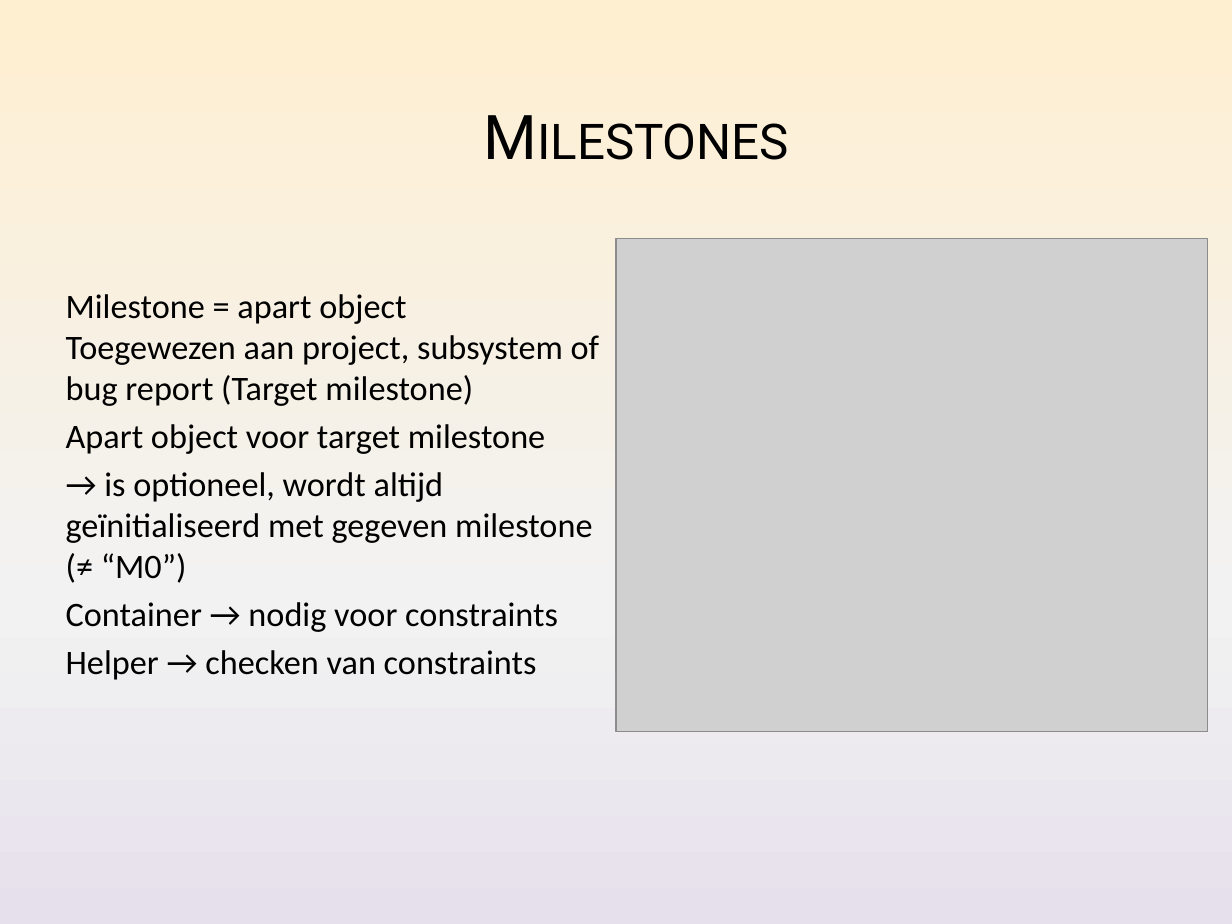
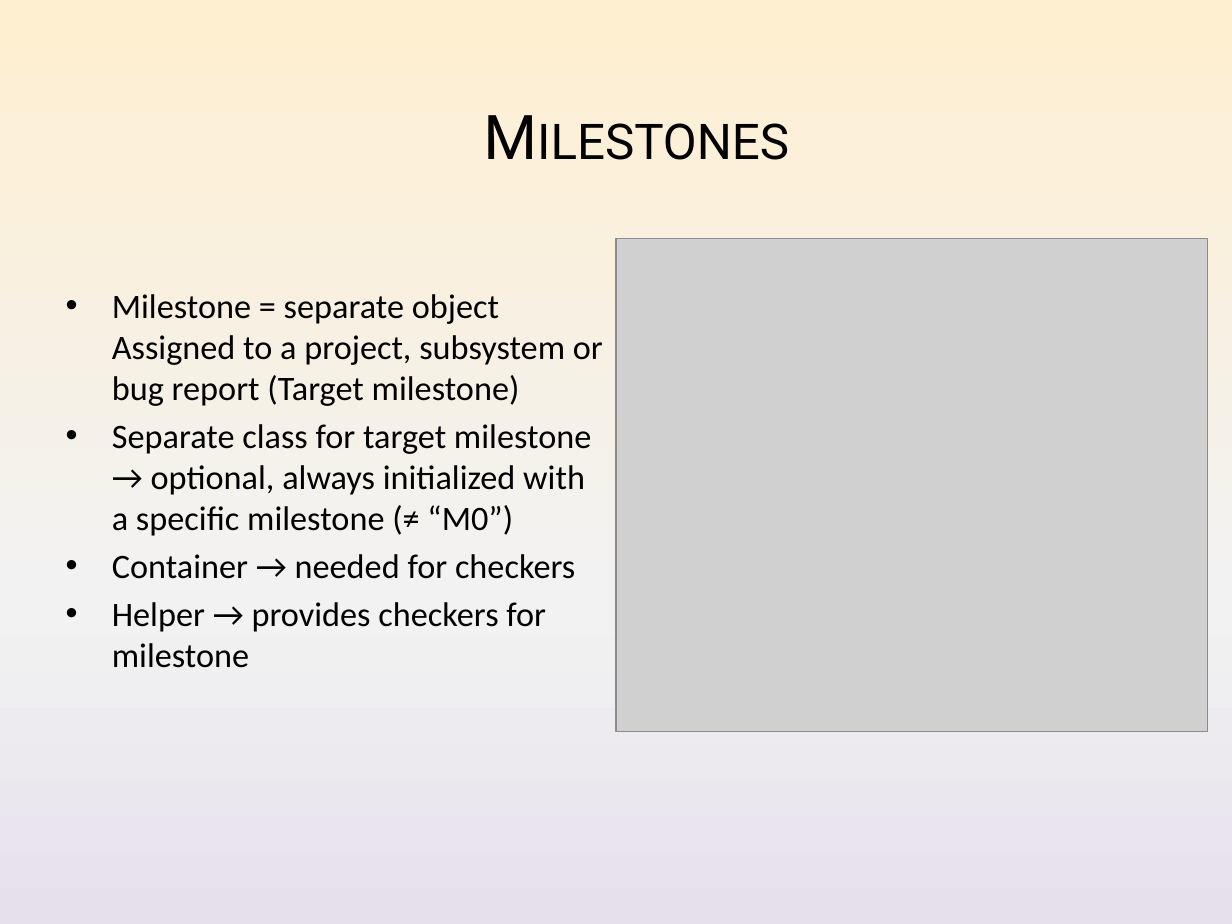
Before and after one commit to Nickelium/Software-Development, a slide deck: slide 12 of Presentaties/Iteratie 2/SWOP Presentatie 2 Inhoud.pptx (slide 13 before the commit). Drawn at 1232x924 pixels with LibreOffice and Linux fonts; fonts in the diff are those of the drawing; grey boxes stand for pictures. Boxes give left, top, right and bottom in pixels: in the first picture for what was removed or moved away, otherwise in the second. Text is boxed around its words. In the diff, an @@ line names an element or a change of style, - is before the commit and + after.

```diff
--- a/Presentaties/Iteratie 2/SWOP Presentatie 2 Inhoud.pptx
+++ b/Presentaties/Iteratie 2/SWOP Presentatie 2 Inhoud.pptx
@@ text at <box>112,294,603,668</box>: text changed @@
-Milestone = apart object
-Toegewezen aan project, subsystem of bug report (Target milestone)
-Apart object voor target milestone
-→ is optioneel, wordt altijd geïnitialiseerd met gegeven milestone (≠ “M0”)
-Container → nodig voor constraints
-Helper → checken van constraints
+• Milestone = separate object
+  Assigned to a project, subsystem or bug report (Target milestone)
+• Separate class for target milestone
+  → optional, always initialized with a specific milestone (≠ “M0”)
+• Container → needed for checkers
+• Helper → provides checkers for milestone
```
Also in this commit, not shown: 11 other slides changed, 1 slide added, 2 slides removed, 1 other file.
